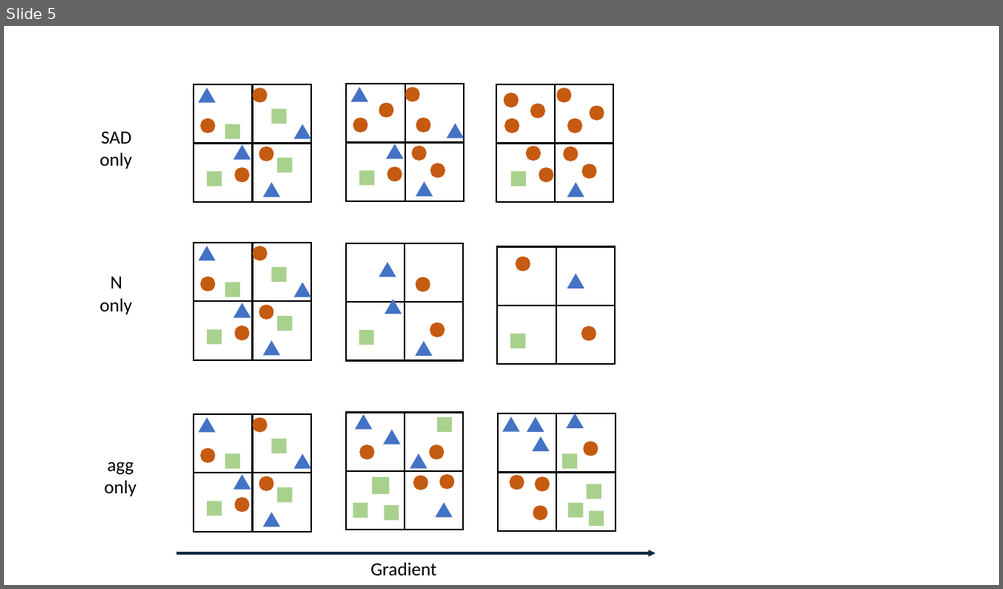
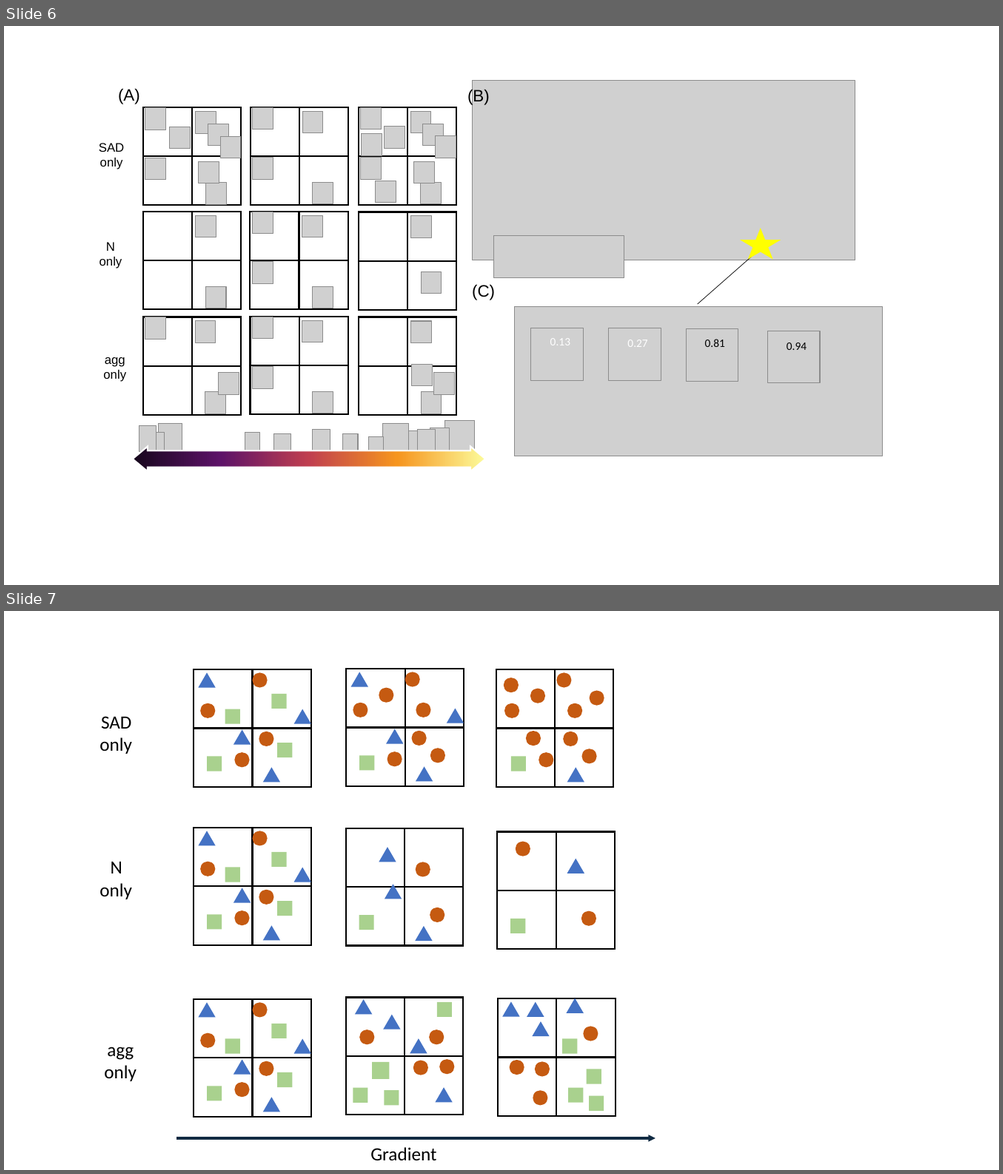
Before and after one commit to coreytcallaghan/bird_diversity_MoB, a slide deck: Figures/Figure_1_stuff.pptx. Shown one above the other, each under a label of ours: slide 5 before the commit, slides 6 and 7 after it. The pictures are 1003x589 and 1003x1174 pixels, drawn with LibreOffice and Linux fonts; fonts in the diff are those of the drawing; grey boxes stand for pictures; background and template pictures are left out. Boxes give left, top, right and bottom in pixels: in the first picture for what was removed or moved away, otherwise in the second. Text is boxed around its words. In the diff, an @@ line names an element or a change of style, - is before the commit and + after.

```diff
--- a/Figures/Figure_1_stuff.pptx
+++ b/Figures/Figure_1_stuff.pptx
@@ slide 6 added at box(4, 26, 999, 585), background #FFFFFF @@
@@ text added at box(118, 88, 140, 104), 16 pt, text #000000 @@
+(A)
@@ text added at box(467, 89, 489, 106), 16 pt, text #000000 @@
+(B)
@@ picture added at box(472, 81, 854, 261) @@
@@ group added at box(250, 107, 348, 205): 4 pictures, 2 lines, 1 rectangle @@
@@ text added at box(99, 143, 124, 170), 12 pt, text #000000 @@
+SAD
+only
@@ group added at box(144, 107, 242, 205): 8 pictures, 2 lines, 1 rectangle @@
@@ group added at box(358, 107, 456, 205): 10 pictures, 2 lines, 1 rectangle @@
@@ group added at box(144, 212, 242, 309): 2 lines, 2 pictures, 1 rectangle @@
@@ group added at box(250, 212, 348, 309): 4 pictures, 2 lines, 1 rectangle @@
@@ group added at box(358, 212, 456, 310): 2 lines, 2 pictures, 1 rectangle @@
@@ text added at box(99, 242, 122, 269), 12 pt, text #000000 @@
+N
+only
@@ picture added at box(494, 235, 624, 278) @@
@@ line added from (762, 247) to (697, 304), #000000 0.5 pt @@
@@ star added at box(742, 230, 780, 259), fill #FFFF00, outline #FFFF00 1 pt @@
@@ text added at box(472, 284, 495, 301), 16 pt, text #000000 @@
+(C)
@@ picture added at box(515, 306, 882, 457) @@
@@ group added at box(250, 317, 348, 414): 4 pictures, 2 lines, 1 rectangle @@
@@ picture added at box(531, 328, 583, 380) @@
@@ picture added at box(609, 328, 660, 380) @@
@@ picture added at box(686, 329, 738, 382) @@
@@ picture added at box(767, 331, 819, 383) @@
@@ text added at box(103, 358, 126, 382), 12 pt, text #000000 @@
+agg
+only
@@ text added at box(550, 338, 570, 346), 11 pt, text #FFFFFF @@
+0.13
@@ text added at box(627, 340, 647, 347), 11 pt, text #FFFFFF @@
+0.27
@@ text added at box(705, 339, 725, 347), 11 pt, text #000000 @@
+0.81
@@ text added at box(786, 343, 806, 350), 11 pt, text #000000 @@
+0.94
@@ group added at box(143, 317, 241, 415): 4 pictures, 2 lines, 1 rectangle @@
@@ group added at box(358, 317, 456, 415): 4 pictures, 2 lines, 1 rectangle @@
@@ group added at box(132, 420, 485, 472): 13 pictures, 1 left right arrow @@
@@ what was slide 5 is now slide 7 @@
```
Also in this commit, not shown: 1 other slide added, 11 other files.
